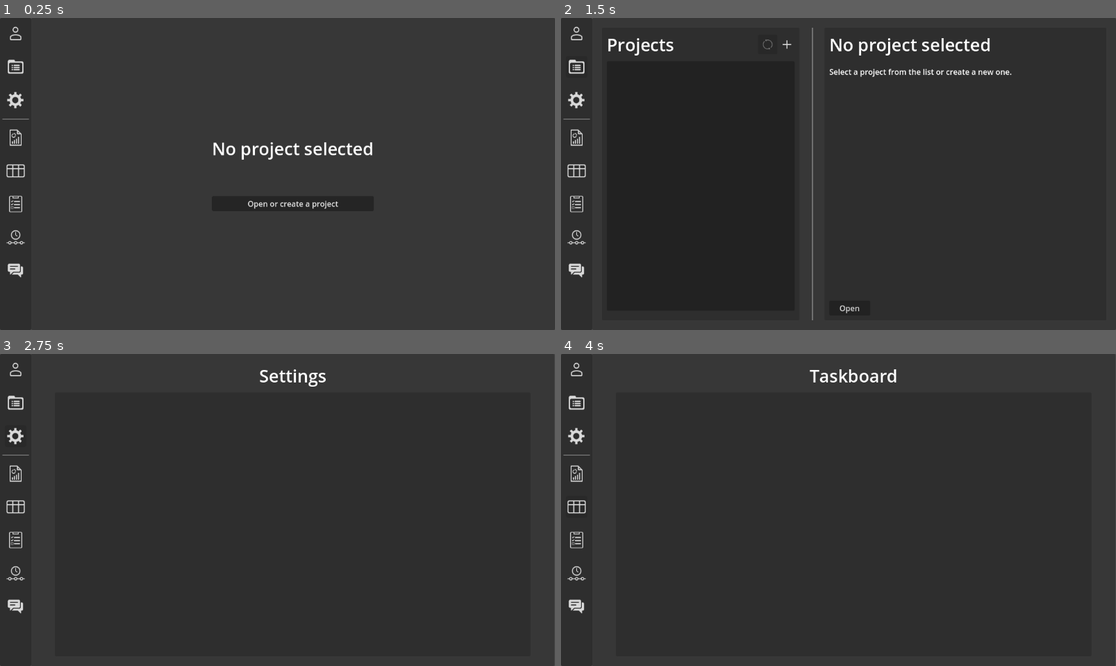
Above: before the commit, frames 1-4 (two rows, left to right).
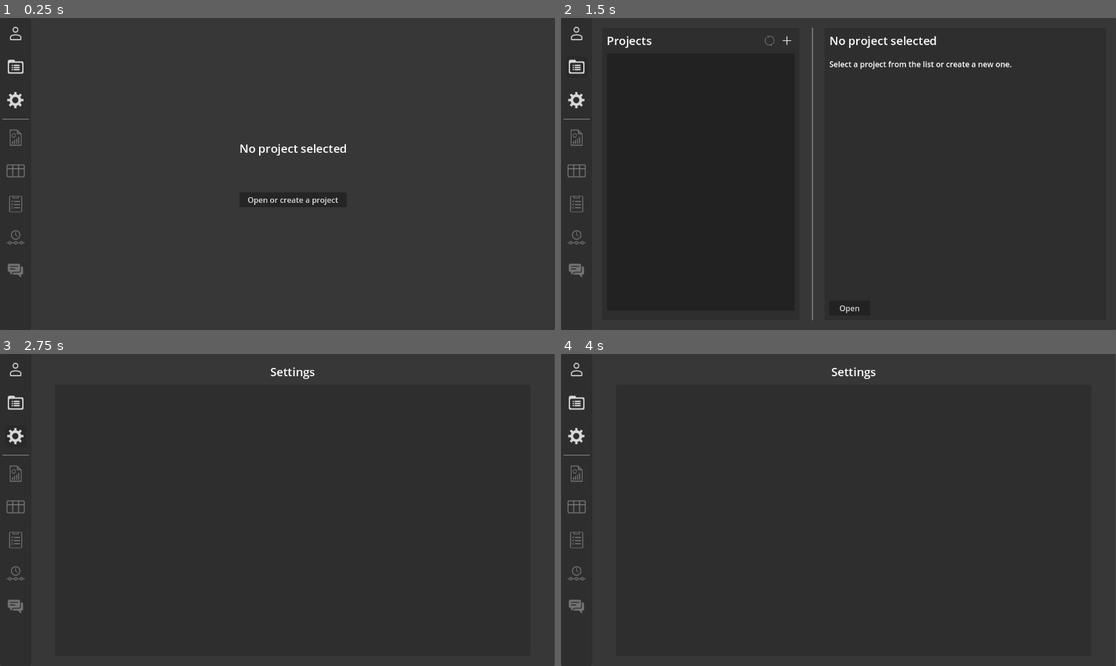
Above: after the commit, the same moments.

Repository: Z1HEd/ProjectManager
Game: Godot game, scene res://Scenes/Screens/MainMenu.tscn
Same seed, same stepped clock (60 frames per second), same inputs: the game is played once before the commit and once after it. This scene is started directly instead of the project's main scene.
Inputs (mouse positions are in pixels of both pictures, inside the frame that each line leads up to):
- Up to frame 1 (0.25 s): no input
- Up to frame 2 (1.5 s): click (577, 33) at 0.5 s; click (577, 67) at 1.25 s
- Up to frame 3 (2.75 s): click (16, 435) at 2 s
- Up to frame 4 (4 s): click (577, 472) at 2.77 s; click (577, 506) at 3.52 s

The runs differ from the first frame. In frame 1, 1.2% of the frame differs, in the area x 1-68%, y 35-84%; in frame 2, 2.0%, in the area x 1-82%, y 5-84%; in frame 3, 0.6%; in frame 4, 0.7%.
Error before the commit: Invalid call. Nonexistent function 'size' in base 'String'. (res://Scripts/Backend/FirebaseManager.gd:137)
Error after the commit: Parse Error: Too few arguments for "create_invite()" call. Expected at least 6 but received 5. (res://Scripts/Controllers/AddMemberPopupController.gd:27)

Commit message:
im tired boss

Diff:
--- a/Resources/BaseTheme.tres
+++ b/Resources/BaseTheme.tres
@@ -36,6 +36,11 @@
 corner_radius_bottom_left = 3
 corner_detail = 5
 
+[sub_resource type="StyleBoxFlat" id="StyleBoxFlat_ln5p0"]
+bg_color = Color(0.10959344, 0.10959344, 0.10959344, 0.68235296)
+
+[sub_resource type="StyleBoxEmpty" id="StyleBoxEmpty_a2yai"]
+
 [sub_resource type="StyleBoxEmpty" id="StyleBoxEmpty_2kn0t"]
 
 [sub_resource type="StyleBoxFlat" id="StyleBoxFlat_a2yai"]
@@ -64,13 +69,15 @@
 Button/styles/pressed = SubResource("StyleBoxFlat_8fg72")
 DarkPanel/base_type = &"Panel"
 DarkPanel/styles/panel = SubResource("StyleBoxFlat_rlvek")
-Label/font_sizes/font_size = 36
+Label/font_sizes/font_size = 24
 MediumLabel/base_type = &"Label"
 MediumLabel/font_sizes/font_size = 24
 Panel/styles/panel = SubResource("StyleBoxFlat_2kn0t")
+PanelContainer/styles/panel = SubResource("StyleBoxFlat_ln5p0")
 SmallLabel/base_type = &"Label"
 SmallLabel/font_sizes/font_size = 16
 TransparentButton/base_type = &"Button"
+TransparentButton/styles/disabled = SubResource("StyleBoxEmpty_a2yai")
 TransparentButton/styles/focus = SubResource("StyleBoxEmpty_2kn0t")
 TransparentButton/styles/hover = SubResource("StyleBoxFlat_a2yai")
 TransparentButton/styles/normal = SubResource("StyleBoxEmpty_rlvek")
--- /dev/null
+++ b/Scenes/Popups/AddMemberPopup.tscn
@@ -0,0 +1,128 @@
+[gd_scene load_steps=4 format=3 uid="uid://cua184qg6p7w1"]
+
+[ext_resource type="Theme" uid="uid://b5c65h2sk3h6q" path="res://Resources/BaseTheme.tres" id="1_5aau7"]
+[ext_resource type="Script" uid="uid://0bjvompwuy8k" path="res://Scripts/Controllers/AddMemberPopupController.gd" id="2_tomxh"]
+[ext_resource type="Texture2D" uid="uid://b1a8yfepo4p76" path="res://Assets/Icons/Cancel.png" id="3_ihhju"]
+
+[node name="AddMemberPopup" type="Control"]
+layout_mode = 3
+anchors_preset = 15
+anchor_right = 1.0
+anchor_bottom = 1.0
+grow_horizontal = 2
+grow_vertical = 2
+theme = ExtResource("1_5aau7")
+script = ExtResource("2_tomxh")
+
+[node name="Panel" type="Panel" parent="."]
+layout_mode = 1
+anchors_preset = 15
+anchor_right = 1.0
+anchor_bottom = 1.0
+grow_horizontal = 2
+grow_vertical = 2
+theme_type_variation = &"TransparentPanel"
+
+[node name="CenterContainer" type="CenterContainer" parent="."]
+layout_mode = 1
+anchors_preset = 15
+anchor_right = 1.0
+anchor_bottom = 1.0
+grow_horizontal = 2
+grow_vertical = 2
+
+[node name="PanelContainer" type="PanelContainer" parent="CenterContainer"]
+custom_minimum_size = Vector2(275, 400)
+layout_mode = 2
+
+[node name="MarginContainer" type="MarginContainer" parent="CenterContainer/PanelContainer"]
+layout_mode = 2
+theme_override_constants/margin_left = 10
+theme_override_constants/margin_top = 10
+theme_override_constants/margin_right = 10
+theme_override_constants/margin_bottom = 10
+
+[node name="VBoxContainer" type="VBoxContainer" parent="CenterContainer/PanelContainer/MarginContainer"]
+layout_mode = 2
+theme_override_constants/separation = 20
+
+[node name="HBoxContainer" type="HBoxContainer" parent="CenterContainer/PanelContainer/MarginContainer/VBoxContainer"]
+layout_mode = 2
+
+[node name="Label" type="Label" parent="CenterContainer/PanelContainer/MarginContainer/VBoxContainer/HBoxContainer"]
+layout_mode = 2
+size_flags_horizontal = 3
+text = "Add Member"
+
+[node name="Return" type="Button" parent="CenterContainer/PanelContainer/MarginContainer/VBoxContainer/HBoxContainer"]
+unique_name_in_owner = true
+custom_minimum_size = Vector2(32, 0)
+layout_mode = 2
+icon = ExtResource("3_ihhju")
+expand_icon = true
+
+[node name="VBoxContainer" type="VBoxContainer" parent="CenterContainer/PanelContainer/MarginContainer/VBoxContainer"]
+layout_mode = 2
+theme_override_constants/separation = 2
+
+[node name="Label" type="Label" parent="CenterContainer/PanelContainer/MarginContainer/VBoxContainer/VBoxContainer"]
+layout_mode = 2
+theme_type_variation = &"SmallLabel"
+text = "Email"
+
+[node name="EmailInput" type="LineEdit" parent="CenterContainer/PanelContainer/MarginContainer/VBoxContainer/VBoxContainer"]
+unique_name_in_owner = true
+layout_mode = 2
+
+[node name="VBoxContainer2" type="VBoxContainer" parent="CenterContainer/PanelContainer/MarginContainer/VBoxContainer"]
+layout_mode = 2
+theme_override_constants/separation = 2
+
+[node name="Label" type="Label" parent="CenterContainer/PanelContainer/MarginContainer/VBoxContainer/VBoxContainer2"]
+layout_mode = 2
+theme_type_variation = &"SmallLabel"
+text = "Role"
+
+[node name="RolePicker" type="OptionButton" parent="CenterContainer/PanelContainer/MarginContainer/VBoxContainer/VBoxContainer2"]
+unique_name_in_owner = true
+layout_mode = 2
+theme_override_font_sizes/font_size = 14
+selected = 1
+item_count = 3
+popup/item_0/text = "Viewer"
+popup/item_0/id = 2
+popup/item_1/text = "Member"
+popup/item_1/id = 0
+popup/item_2/text = "Manager"
+popup/item_2/id = 1
+
+[node name="VBoxContainer3" type="VBoxContainer" parent="CenterContainer/PanelContainer/MarginContainer/VBoxContainer"]
+layout_mode = 2
+theme_override_constants/separation = 2
+
+[node name="Label" type="Label" parent="CenterContainer/PanelContainer/MarginContainer/VBoxContainer/VBoxContainer3"]
+layout_mode = 2
+theme_type_variation = &"SmallLabel"
+text = "Invite text"
+
+[node name="InviteText" type="TextEdit" parent="CenterContainer/PanelContainer/MarginContainer/VBoxContainer/VBoxContainer3"]
+unique_name_in_owner = true
+custom_minimum_size = Vector2(0, 100)
+layout_mode = 2
+theme_override_font_sizes/font_size = 14
+text = "Join my project and start collaborating with the team!"
+wrap_mode = 1
+
+[node name="ErrorMessage" type="RichTextLabel" parent="CenterContainer/PanelContainer/MarginContainer/VBoxContainer"]
+unique_name_in_owner = true
+layout_mode = 2
+theme_override_font_sizes/normal_font_size = 14
+fit_content = true
+
+[node name="SendButton" type="Button" parent="CenterContainer/PanelContainer/MarginContainer/VBoxContainer"]
+unique_name_in_owner = true
+layout_mode = 2
+text = "Invite to the project"
+
+[connection signal="pressed" from="CenterContainer/PanelContainer/MarginContainer/VBoxContainer/HBoxContainer/Return" to="." method="_on_return_pressed"]
+[connection signal="pressed" from="CenterContainer/PanelContainer/MarginContainer/VBoxContainer/SendButton" to="." method="_on_button_pressed"]
--- a/Scenes/Screens/MainMenu.tscn
+++ b/Scenes/Screens/MainMenu.tscn
@@ -2,7 +2,7 @@
 
 [ext_resource type="Script" uid="uid://d1grwhmkedwlf" path="res://Scripts/Controllers/MainMenuController.gd" id="1_a1jv6"]
 [ext_resource type="PackedScene" uid="uid://br1sagcs4olx7" path="res://Scenes/Tabs/NoProjectSelected.tscn" id="2_f35bi"]
-[ext_resource type="PackedScene" uid="uid://btknm6kha8sv5" path="res://Scenes/Tabs/Dasboard.tscn" id="3_441x2"]
+[ext_resource type="PackedScene" uid="uid://btknm6kha8sv5" path="res://Scenes/Tabs/Dashboard.tscn" id="3_441x2"]
 [ext_resource type="PackedScene" uid="uid://y3i7vgo6fv3f" path="res://Scenes/Tabs/ProjectsList.tscn" id="4_f35bi"]
 [ext_resource type="PackedScene" uid="uid://snsi3livmyh" path="res://Scenes/Tabs/TaskBoard.tscn" id="5_441x2"]
 [ext_resource type="PackedScene" uid="uid://cv2yd8hwdj8jj" path="res://Scenes/Tabs/TeamChat.tscn" id="6_0xkci"]
@@ -31,38 +31,39 @@
 grow_vertical = 2
 theme_override_constants/separation = 0
 
-[node name="Dasboard" parent="HBoxContainer" instance=ExtResource("3_441x2")]
+[node name="Dashboard" parent="HBoxContainer" instance=ExtResource("3_441x2")]
+unique_name_in_owner = true
 layout_mode = 2
 
-[node name="Profile" parent="HBoxContainer/Dasboard/VBoxContainer/MarginContainer" index="0" node_paths=PackedStringArray("tab", "menu")]
+[node name="Profile" parent="HBoxContainer/Dashboard/VBoxContainer/MarginContainer" index="0" node_paths=PackedStringArray("tab", "menu")]
 tab = NodePath("../../../../TabArea/UnactiveTabs/UserProfile")
 menu = NodePath("../../../../..")
 
-[node name="ProjectsList" parent="HBoxContainer/Dasboard/VBoxContainer/MarginContainer2" index="0" node_paths=PackedStringArray("tab", "menu")]
+[node name="ProjectsList" parent="HBoxContainer/Dashboard/VBoxContainer/MarginContainer2" index="0" node_paths=PackedStringArray("tab", "menu")]
 tab = NodePath("../../../../TabArea/UnactiveTabs/ProjectsList")
 menu = NodePath("../../../../..")
 
-[node name="Settings" parent="HBoxContainer/Dasboard/VBoxContainer/MarginContainer3" index="0" node_paths=PackedStringArray("tab", "menu")]
+[node name="Settings" parent="HBoxContainer/Dashboard/VBoxContainer/MarginContainer3" index="0" node_paths=PackedStringArray("tab", "menu")]
 tab = NodePath("../../../../TabArea/UnactiveTabs/Settings")
 menu = NodePath("../../../../..")
 
-[node name="Summary" parent="HBoxContainer/Dasboard/VBoxContainer/MarginContainer4" index="0" node_paths=PackedStringArray("tab", "menu")]
+[node name="Summary" parent="HBoxContainer/Dashboard/VBoxContainer/MarginContainer4" index="0" node_paths=PackedStringArray("tab", "menu")]
 tab = NodePath("../../../../TabArea/UnactiveTabs/Summary")
 menu = NodePath("../../../../..")
 
-[node name="TaskBoard" parent="HBoxContainer/Dasboard/VBoxContainer/MarginContainer5" index="0" node_paths=PackedStringArray("tab", "menu")]
+[node name="TaskBoard" parent="HBoxContainer/Dashboard/VBoxContainer/MarginContainer5" index="0" node_paths=PackedStringArray("tab", "menu")]
 tab = NodePath("../../../../TabArea/UnactiveTabs/TaskBoard")
 menu = NodePath("../../../../..")
 
-[node name="TaskList" parent="HBoxContainer/Dasboard/VBoxContainer/MarginContainer6" index="0" node_paths=PackedStringArray("tab", "menu")]
+[node name="TaskList" parent="HBoxContainer/Dashboard/VBoxContainer/MarginContainer6" index="0" node_paths=PackedStringArray("tab", "menu")]
 tab = NodePath("../../../../TabArea/UnactiveTabs/TaskList")
 menu = NodePath("../../../../..")
 
-[node name="Timeline" parent="HBoxContainer/Dasboard/VBoxContainer/MarginContainer7" index="0" node_paths=PackedStringArray("tab", "menu")]
+[node name="Timeline" parent="HBoxContainer/Dashboard/VBoxContainer/MarginContainer7" index="0" node_paths=PackedStringArray("tab", "menu")]
 tab = NodePath("../../../../TabArea/UnactiveTabs/Timeline")
 menu = NodePath("../../../../..")
 
-[node name="Chat" parent="HBoxContainer/Dasboard/VBoxContainer/MarginContainer8" index="0" node_paths=PackedStringArray("tab", "menu")]
+[node name="Chat" parent="HBoxContainer/Dashboard/VBoxContainer/MarginContainer8" index="0" node_paths=PackedStringArray("tab", "menu")]
 tab = NodePath("../../../../TabArea/UnactiveTabs/TeamChat")
 menu = NodePath("../../../../..")
 
@@ -71,6 +72,7 @@
 size_flags_horizontal = 3
 
 [node name="ActiveTab" type="Control" parent="HBoxContainer/TabArea"]
+unique_name_in_owner = true
 layout_mode = 1
 anchors_preset = 15
 anchor_right = 1.0
@@ -87,6 +89,7 @@
 menu = NodePath("../../../../../../..")
 
 [node name="UnactiveTabs" type="Control" parent="HBoxContainer/TabArea"]
+unique_name_in_owner = true
 visible = false
 layout_mode = 1
 anchors_preset = 15
@@ -122,6 +125,7 @@
 layout_mode = 1
 
 [node name="Summary" parent="HBoxContainer/TabArea/UnactiveTabs" instance=ExtResource("10_kpgju")]
+unique_name_in_owner = true
 layout_mode = 1
 
 [node name="Settings" parent="HBoxContainer/TabArea/UnactiveTabs" instance=ExtResource("11_kpgju")]
@@ -135,7 +139,7 @@
 tab = NodePath("../../../../../../../ProjectsList")
 menu = NodePath("../../../../../../../../../..")
 
-[editable path="HBoxContainer/Dasboard"]
+[editable path="HBoxContainer/Dashboard"]
 [editable path="HBoxContainer/TabArea/ActiveTab/ChooseProject"]
 [editable path="HBoxContainer/TabArea/UnactiveTabs/ProjectsList"]
 [editable path="HBoxContainer/TabArea/UnactiveTabs/CreateProject"]
--- a/Scenes/Tabs/Dasboard.tscn
+++ b/Scenes/Tabs/Dashboard.tscn
@@ -1,6 +1,7 @@
-[gd_scene load_steps=12 format=3 uid="uid://btknm6kha8sv5"]
+[gd_scene load_steps=13 format=3 uid="uid://btknm6kha8sv5"]
 
 [ext_resource type="Theme" uid="uid://b5c65h2sk3h6q" path="res://Resources/BaseTheme.tres" id="1_djewf"]
+[ext_resource type="Script" uid="uid://cgt80hbk7rjtm" path="res://Scripts/Controllers/DashboardController.gd" id="1_g5cr7"]
 [ext_resource type="Texture2D" uid="uid://bg54h2tquc34b" path="res://Assets/Icons/Profile.png" id="2_posp1"]
 [ext_resource type="Script" uid="uid://b8cyv5tgcxrhb" path="res://Scripts/UI Elements/NavigationButton.gd" id="3_cvu0e"]
 [ext_resource type="Texture2D" uid="uid://4qye4a5atpqs" path="res://Assets/Icons/Project List.png" id="4_eqll0"]
@@ -21,12 +22,13 @@
 grow_end = -5.0
 thickness = 2
 
-[node name="Dasboard" type="Control"]
+[node name="Dashboard" type="Control"]
 custom_minimum_size = Vector2(65, 0)
 layout_mode = 3
 anchors_preset = 9
 anchor_bottom = 1.0
 grow_vertical = 2
+script = ExtResource("1_g5cr7")
 
 [node name="Panel" type="Panel" parent="."]
 layout_mode = 1
@@ -112,6 +114,7 @@
 theme_override_constants/margin_bottom = 10
 
 [node name="Summary" type="Button" parent="VBoxContainer/MarginContainer4"]
+unique_name_in_owner = true
 custom_minimum_size = Vector2(45, 45)
 layout_mode = 2
 theme = ExtResource("1_djewf")
@@ -129,6 +132,7 @@
 theme_override_constants/margin_bottom = 10
 
 [node name="TaskBoard" type="Button" parent="VBoxContainer/MarginContainer5"]
+unique_name_in_owner = true
 custom_minimum_size = Vector2(45, 45)
 layout_mode = 2
 theme = ExtResource("1_djewf")
@@ -146,6 +150,7 @@
 theme_override_constants/margin_bottom = 10
 
 [node name="TaskList" type="Button" parent="VBoxContainer/MarginContainer6"]
+unique_name_in_owner = true
 custom_minimum_size = Vector2(45, 45)
 layout_mode = 2
 theme = ExtResource("1_djewf")
@@ -163,6 +168,7 @@
 theme_override_constants/margin_bottom = 10
 
 [node name="Timeline" type="Button" parent="VBoxContainer/MarginContainer7"]
+unique_name_in_owner = true
 custom_minimum_size = Vector2(45, 45)
 layout_mode = 2
 theme = ExtResource("1_djewf")
@@ -180,6 +186,7 @@
 theme_override_constants/margin_bottom = 10
 
 [node name="Chat" type="Button" parent="VBoxContainer/MarginContainer8"]
+unique_name_in_owner = true
 custom_minimum_size = Vector2(45, 45)
 layout_mode = 2
 theme = ExtResource("1_djewf")
--- a/Scenes/Tabs/Overview.tscn
+++ b/Scenes/Tabs/Overview.tscn
@@ -6,6 +6,7 @@
 [ext_resource type="Texture2D" uid="uid://djjvnfdhjc7hh" path="res://Assets/Icons/Refresh.png" id="3_jc0vq"]
 [ext_resource type="PackedScene" uid="uid://dpfndmvh84h6s" path="res://Scenes/Elements/ProjectMember.tscn" id="4_fbbme"]
 [ext_resource type="Texture2D" uid="uid://cker0pjkpktwo" path="res://Assets/Icons/Add.png" id="5_lrxk1"]
+[ext_resource type="PackedScene" uid="uid://cua184qg6p7w1" path="res://Scenes/Popups/AddMemberPopup.tscn" id="7_lrxk1"]
 
 [node name="Overview" type="Control"]
 layout_mode = 3
@@ -135,7 +136,7 @@
 theme_type_variation = &"MediumLabel"
 text = "Members: "
 
-[node name="Button" type="Button" parent="MarginContainer/VBoxContainer/HFlowContainer/MarginContainer2/PanelContainer/MarginContainer/VBoxContainer/HBoxContainer"]
+[node name="AddMemberButton" type="Button" parent="MarginContainer/VBoxContainer/HFlowContainer/MarginContainer2/PanelContainer/MarginContainer/VBoxContainer/HBoxContainer"]
 custom_minimum_size = Vector2(32, 32)
 layout_mode = 2
 theme_type_variation = &"TransparentButton"
@@ -150,4 +151,10 @@
 [node name="ProjectMember" parent="MarginContainer/VBoxContainer/HFlowContainer/MarginContainer2/PanelContainer/MarginContainer/VBoxContainer/MembersContainer" instance=ExtResource("4_fbbme")]
 layout_mode = 2
 
+[node name="AddMemberPopup" parent="." instance=ExtResource("7_lrxk1")]
+unique_name_in_owner = true
+visible = false
+layout_mode = 1
+
 [connection signal="pressed" from="MarginContainer/VBoxContainer/HFlowContainer/MarginContainer/PanelContainer/MarginContainer/VBoxContainer/HBoxContainer/RefreshButton" to="." method="refresh_project"]
+[connection signal="pressed" from="MarginContainer/VBoxContainer/HFlowContainer/MarginContainer2/PanelContainer/MarginContainer/VBoxContainer/HBoxContainer/AddMemberButton" to="." method="_on_add_member_button_pressed"]
--- a/Scripts/Backend/FirebaseManager.gd
+++ b/Scripts/Backend/FirebaseManager.gd
@@ -106,10 +106,12 @@
 
 	if raw is Dictionary:
 		var err_val = raw.get("error", null)
-		if err_val == OK:
-			return raw.get("result", null)
-		else:
+		if err_val != null:
 			return raw
+		var res = raw.get("result", null)
+		if res != null:
+			return res
+		return raw
 
 	body_text = body_text.trim_prefix('"')
 	body_text = body_text.trim_suffix('"')
--- /dev/null
+++ b/Scripts/Controllers/AddMemberPopupController.gd
@@ -0,0 +1,42 @@
+extends Control
+class_name AddMemberPopup
+
+@onready var email_input = %EmailInput
+@onready var role_picker = %RolePicker
+@onready var invite_text = %InviteText
+@onready var send_button = %SendButton
+@onready var error_text = %ErrorMessage
+
+func _on_fail(err_msg):
+		send_button.disabled = false
+		error_text.text=err_msg
+
+func _on_user_found(data):
+		if data.size() ==0:
+			return _on_fail("No user found!")
+		if data.size() > 1:
+			return _on_fail("Found multiple users!") # Shouldnt happen
+
+		var uid = data.keys()[0]
+
+		var _on_success = func(_ret):
+			send_button.disabled = false
+			error_text.text=""
+			visible = false
+
+		InviteService.create_invite(
+				uid,
+				role_picker.text,
+				invite_text.text,
+				_on_success,
+				_on_fail
+		)
+
+func _on_button_pressed() -> void:
+	send_button.disabled = true
+	error_text.text=""
+
+	UserService.get_user_by_email(email_input.text,_on_user_found,_on_fail)
+
+func _on_return_pressed() -> void:
+	visible = false
--- /dev/null
+++ b/Scripts/Controllers/DashboardController.gd
@@ -0,0 +1,17 @@
+extends Control
+class_name DashboardController
+
+@onready var project_buttons : Array[NavigationButton] = [
+	%Summary,
+	%TaskBoard,
+	%TaskList,
+	%Timeline,
+	%Chat,
+]
+
+func _ready():
+	set_project_buttons_enabled(false)
+
+func set_project_buttons_enabled(enabled : bool)->void:
+	for button in project_buttons:
+		button.disabled = !enabled
--- a/Scripts/Controllers/MainMenuController.gd
+++ b/Scripts/Controllers/MainMenuController.gd
@@ -1,15 +1,23 @@
 extends Control
 class_name MainMenuController
 
-@onready var active_tab = $HBoxContainer/TabArea/ActiveTab
-@onready var unactive_tabs = $HBoxContainer/TabArea/UnactiveTabs
-@onready var summary_tab : Tab = $HBoxContainer/TabArea/UnactiveTabs/Summary
+@onready var dashboard = %Dashboard
+@onready var active_tab = %ActiveTab
+@onready var unactive_tabs = %UnactiveTabs
+@onready var summary_tab : Tab = %Summary
 
 func _ready():
+
 	var _on_project_opened = func():
 		open_tab(summary_tab)
+		dashboard.set_project_buttons_enabled(true)
+
+
+	var _on_project_closed = func():
+		dashboard.set_project_buttons_enabled(false)
 
 	CurrentProject.project_opened.connect(_on_project_opened)
+	CurrentProject.project_closed.connect(_on_project_closed)
 
 func open_tab(tab:Tab)->void:
 	if active_tab.get_child_count() ==0:
--- a/Scripts/Controllers/ProjectOverviewController.gd
+++ b/Scripts/Controllers/ProjectOverviewController.gd
@@ -5,6 +5,7 @@
 @onready var refresh_button = %RefreshButton
 @onready var project_description = %ProjectDescription
 @onready var error_message = %ErrorMessage
+@onready var add_member_popup = %AddMemberPopup
 
 @export var member_control_prefab = preload("res://Scenes/Elements/ProjectMember.tscn")
 
@@ -47,3 +48,7 @@
 				CurrentProject.members[member_uid].get("role")
 		)
 		members_list.add_child(member_control)
+
+
+func _on_add_member_button_pressed() -> void:
+	add_member_popup.visible = true
--- /dev/null
+++ b/Scripts/Services/InviteService.gd
@@ -0,0 +1,8 @@
+extends Node
+class_name InviteService
+
+static func create_invite(uid: String,pid:String, role: String, message: String, on_success: Callable, on_fail: Callable) -> int:
+	# TEMPORARY: add user to the project directly instead of creating invite
+	# Change that when notification system is in place
+
+	return ProjectService.add_user_to_project(uid,pid,role,on_success,on_fail)
--- a/Scripts/Services/LoginService.gd
+++ b/Scripts/Services/LoginService.gd
@@ -13,6 +13,7 @@
 
 	var _signin_success = func(user_data):
 		if not user_data is Dictionary or not user_data.has("localId"):
+			print(user_data)
 			on_fail.call("Unexpected sign-in response")
 			return
 
--- a/Scripts/Services/ProjectService.gd
+++ b/Scripts/Services/ProjectService.gd
@@ -21,7 +21,7 @@
 		if !response is Dictionary:
 			on_fail.call("Invalid response from Firebase: %s" % response)
 		var uid = response.get("name","")
-		add_project_to_user(uid,"owner",on_success,on_fail)
+		add_project_to_current_user(uid,"owner",on_success,on_fail)
 
 	return Firebase.send_request(url,
 			HTTPClient.METHOD_POST,
@@ -31,7 +31,11 @@
 			on_fail
 	)
 
-static func add_project_to_user(uid : String,role : String ,on_success : Callable, on_fail : Callable) -> int:
+static func add_user_to_project(user_id: String, project_id: String,role:String, on_success : Callable, on_fail : Callable) -> int:
+	#shouldnt be able to add projects to users except self
+	return 0
+
+static func add_project_to_current_user(uid : String,role : String ,on_success : Callable, on_fail : Callable) -> int:
 	var url = "%s/users/%s/projects.json?auth=%s" % [Firebase.project_db_url, Session.uid, Session.id_token]
 	var body = { uid: role }
 
--- a/Scripts/Services/UserService.gd
+++ b/Scripts/Services/UserService.gd
@@ -18,3 +18,19 @@
 			[Firebase.project_db_url, uid, Session.id_token]
 
 	return Firebase.send_request(url, HTTPClient.METHOD_GET, {}, [], on_success, on_fail)
+
+static func get_user_by_email(user_email:String,on_success,on_fail):
+	var query_url = '%s/users.json?orderBy="email"&equalTo="%s"&auth=%s' % [
+		Firebase.project_db_url.trim_suffix("/"),
+		user_email,
+		Session.id_token
+	]
+
+	return Firebase.send_request(
+		query_url,
+		HTTPClient.METHOD_GET,
+		{},
+		[],
+		on_success,
+		on_fail
+	)
Binary file added: Assets/Icons/Cancel.png
Not shown, added: Assets/Icons/Cancel.png.import
Not shown: 1 places in Resources/BaseTheme.tres that only renumber resources
Not shown: 1 places in Scenes/Tabs/Overview.tscn that only renumber resources
Not shown, added: Scripts/Controllers/AddMemberPopupController.gd.uid
Not shown, added: Scripts/Controllers/DashboardController.gd.uid
Not shown, added: Scripts/Services/InviteService.gd.uid
Not shown, added: Scenes/Popups/AddMemberPopup.tscn4726642636.tmp
